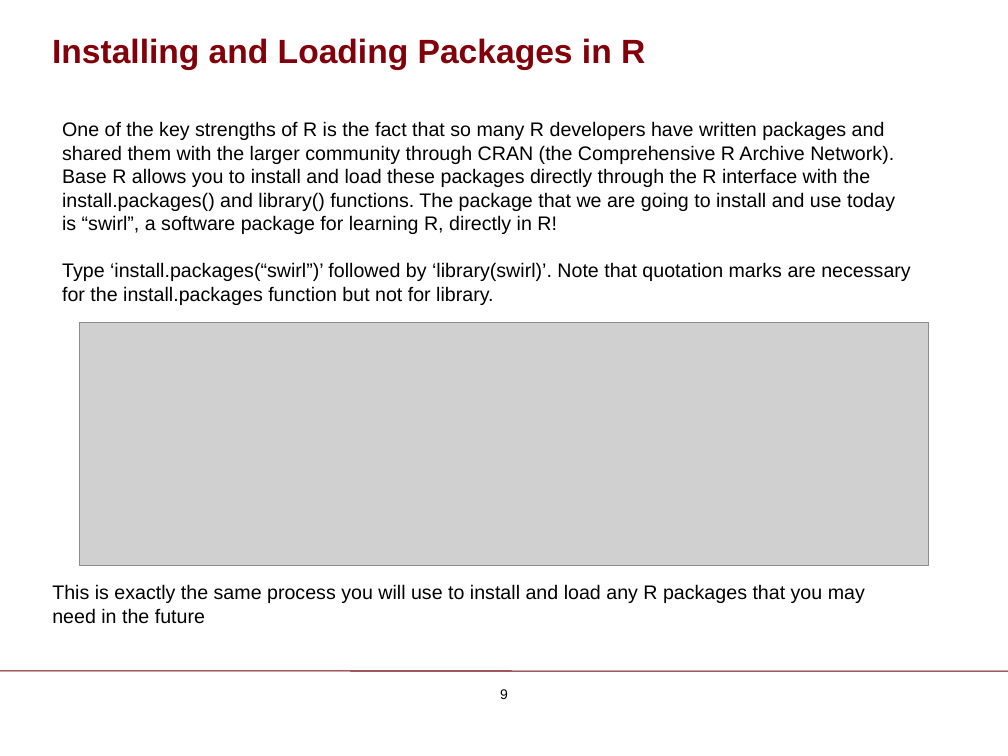
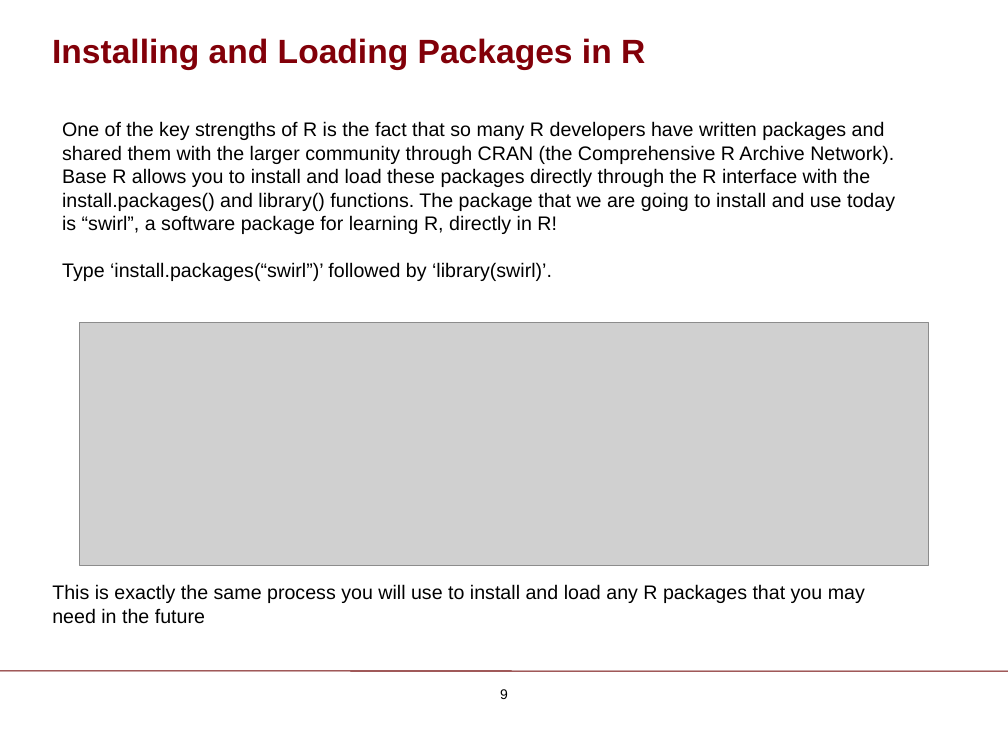
Before and after one commit to ChicagoBoothAnalytics/site, a slide deck: slide 9 of zzz MEDIA/R Basics.pptx. Drawn at 1008x756 pixels with LibreOffice and Linux fonts; fonts in the diff are those of the drawing; grey boxes stand for pictures; background and template pictures are left out. Boxes give left, top, right and bottom in pixels: in the first picture for what was removed or moved away, otherwise in the second. Text is boxed around its words. In the diff, an @@ line names an element or a change of style, - is before the commit and + after.

```diff
--- a/zzz MEDIA/R Basics.pptx
+++ b/zzz MEDIA/R Basics.pptx
@@ text at (62,262,552,281): text changed @@
-Type ‘install.packages(“swirl”)’ followed by ‘library(swirl)’. Note that quotation marks are necessary for the install.packages function but not for library.
+Type ‘install.packages(“swirl”)’ followed by ‘library(swirl)’.
```
Also in this commit, not shown: 3 other slides changed.
